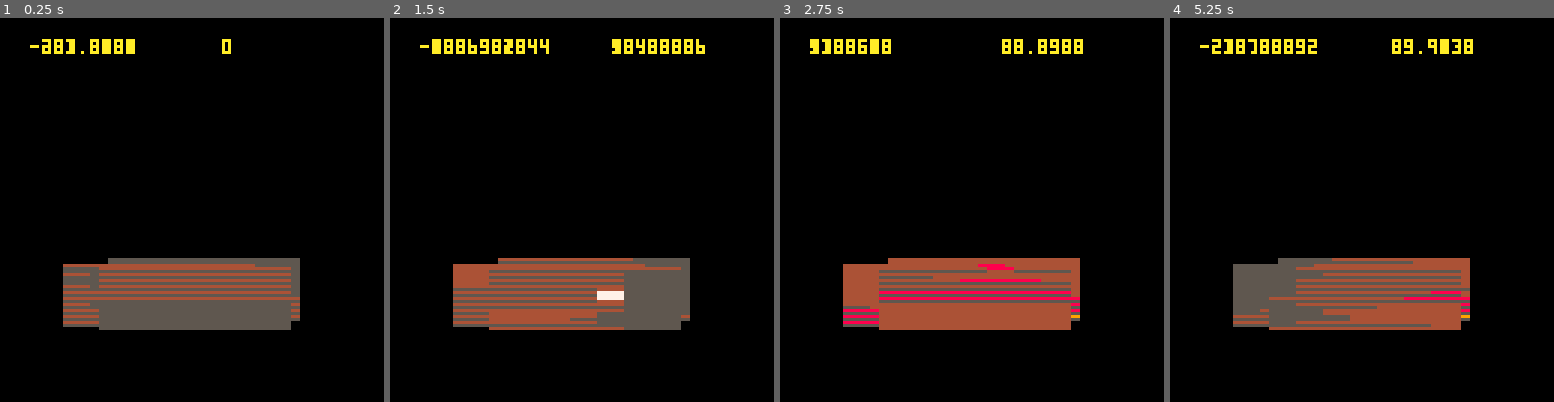
Above: before the commit, frames 1-4 (left to right).
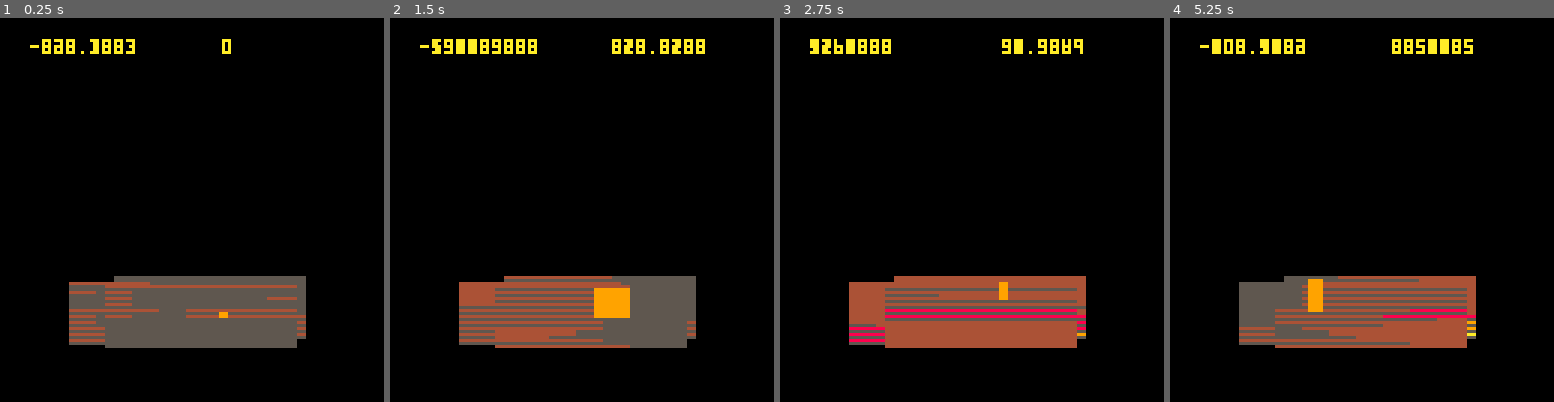
Above: after the commit, the same moments.

Repository: adparadise/pico8-games
Game: PICO-8 cartridge yulelog.p8
Two runs of this game, one before a commit and one after it. Both use one fixed random seed, a clock stepped at 60 frames per second and the inputs below.
Inputs:
- Up to frame 1 (0.25 s): no input
- Up to frame 2 (1.5 s): no input
- Up to frame 3 (2.75 s): no input
- Up to frame 4 (5.25 s): no input

The runs differ from the first frame. In frame 1, 8.4% of the frame differs, in the area x 10-80%, y 6-86%; in frame 2, 8.7%; in frame 3, 10%, in the area x 10-80%, y 5-86%; in frame 4, 9.5%.

Commit message:
flame lick progression

Diff:
--- a/yulelog.p8
+++ b/yulelog.p8
@@ -2,30 +2,41 @@
 version 5
 __lua__
 
+cx=52
+cy=96
+w=60
+h=20
+
 logs={}
 hots={}
+licks={}
 
 function _init()
-  local w=60
-  local h=20
   for i=0,3 do
-    local x=20+rnd(20)
-    local y=80+rnd(12)
+    local x=cx-w/2+rnd(20)
+    local y=cy-h/2+rnd(12)
     logs[i]=create_log(x,y,w,h)
   end
   for i=0,2 do
     hots[i]=create_hot()
   end
+  for i=0,1 do
+    licks[i]=create_lick()
+  end
 end
 
 function _update()
   update_hots()
+  update_licks()
 end
 
 function _draw()
   cls()
   for log in all(logs) do
     draw_log(log)
+  end
+  for lick in all(licks) do
+    draw_lick(lick)
   end
 end
 
@@ -56,6 +67,12 @@
   return hot
 end
 
+function create_lick()
+  lick={}
+  randomize_lick(lick)
+  return lick
+end
+
 function update_hots()
   for hot in all(hots) do
     hot.y-=0.5
@@ -69,11 +86,50 @@
   end
 end
 
+function update_licks()
+  for lick in all(licks) do
+    lick.d+=0.05
+    lick.t+=0.03
+    if lick.d < 1 then
+      lick.w=lick.d*lick.girth
+      lick.h=lick.d*lick.length
+      lick.oy=0
+    end
+    if lick.d >=1 and lick.d < 3 then
+      local s=1-cos((lick.d-1)/2)
+      lick.w=lick.girth*(1+s)
+      lick.h=lick.length*lick.d
+      lick.oy=0
+    end
+    if lick.d >=3 then
+      lick.w=lick.girth*((5-lick.d)/2)
+      lick.h=lick.length*3*((5-lick.d)/2)
+      lick.oy=lick.length*3*(lick.d-3)/2
+    end
+    local s=sin(lick.t)
+    if lick.d>5 	then
+      randomize_lick(lick)
+    end
+  end
+end
+
 function randomize_hot(hot)
   hot.x=rnd(80)+20
   hot.y=64+rnd(128)
   hot.t=rnd(500)/500
   hot.heat=500
+end
+
+function randomize_lick(lick)
+  lick.d=0
+  lick.w=0
+  lick.h=0
+  lick.oy=0
+  lick.x=cx-w/2+rnd(w)
+  lick.y=cy-h/2+rnd(h)
+  lick.t=rnd(500)/500
+  lick.girth=(30+rnd(15))/10
+  lick.length=(20+rnd(40))/10
 end
 
 col_table={5,  4,  8,  9, 10,7}
@@ -88,6 +144,15 @@
     heat+=hot.heat*128/d2
   end
   return heat
+end
+
+function draw_lick(lick)
+  local x, y
+  x=lick.x-lick.w/2
+  y=lick.y-lick.h-lick.oy
+  rectfill(x,y,
+           x+lick.w,y+lick.h,
+           9)
 end
 
 function draw_log(log)
Not shown, changed: the sound effects (__sfx__) section of yulelog.p8
